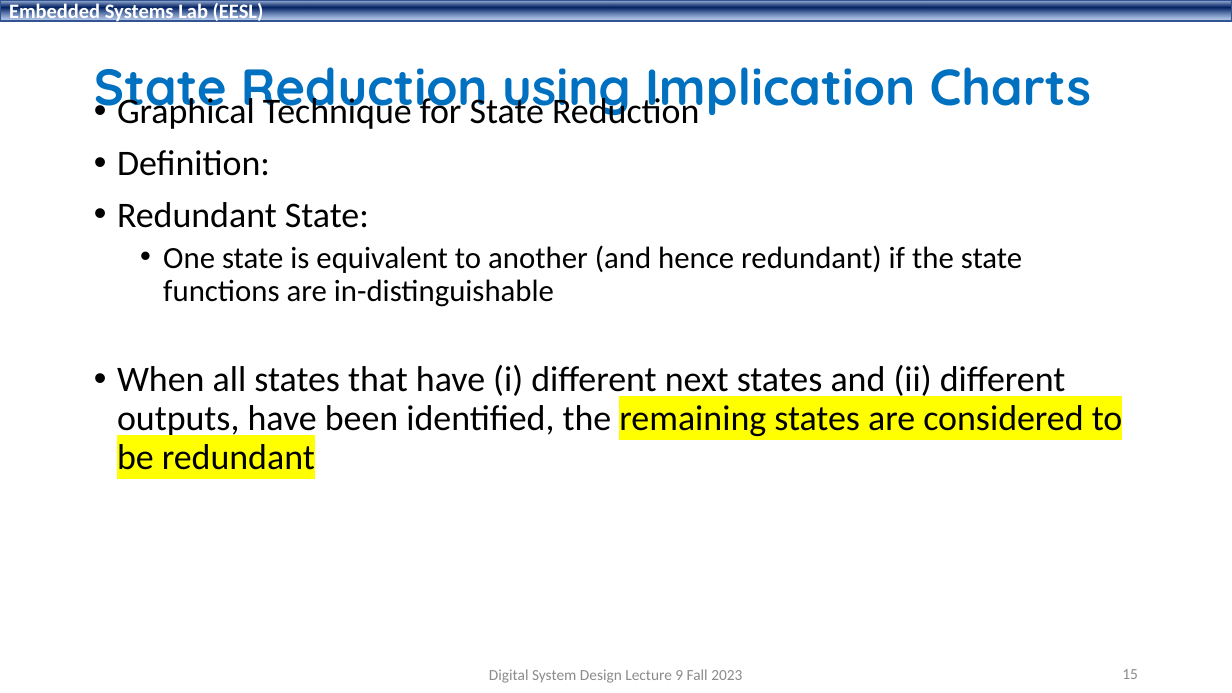
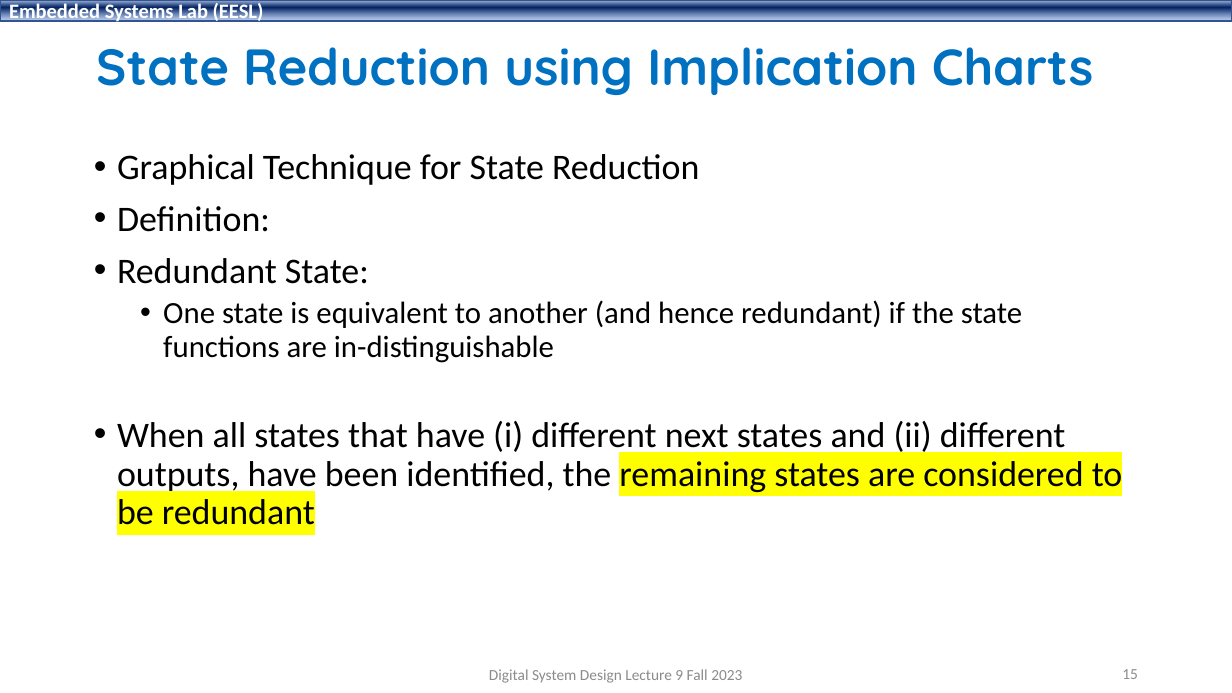
Before and after one commit to shahidmasud/shahidmasud.github.io, a slide deck: slide 15 of DSD_Lec9_Fall2023.ppsx. Drawn at 1232x693 pixels with LibreOffice and Linux fonts; fonts in the diff are those of the drawing; background and template pictures are left out. Boxes give left, top, right and bottom in pixels: in the first picture for what was removed or moved away, otherwise in the second. Text is boxed around its words. In the diff, an @@ line names an element or a change of style, - is before the commit and + after.

```diff
--- a/DSD_Lec9_Fall2023.ppsx
+++ b/DSD_Lec9_Fall2023.ppsx
@@ title "State Reduction using Implication Charts" rewrapped from (94, 67, 1092, 119) to (96, 47, 1094, 95) @@
@@ text "Graphical Technique for State Reduction" rewrapped from (117, 94, 1123, 470) to (117, 154, 1123, 525) @@
```
Also in this commit, not shown: 17 other slides changed, 1 other file.
